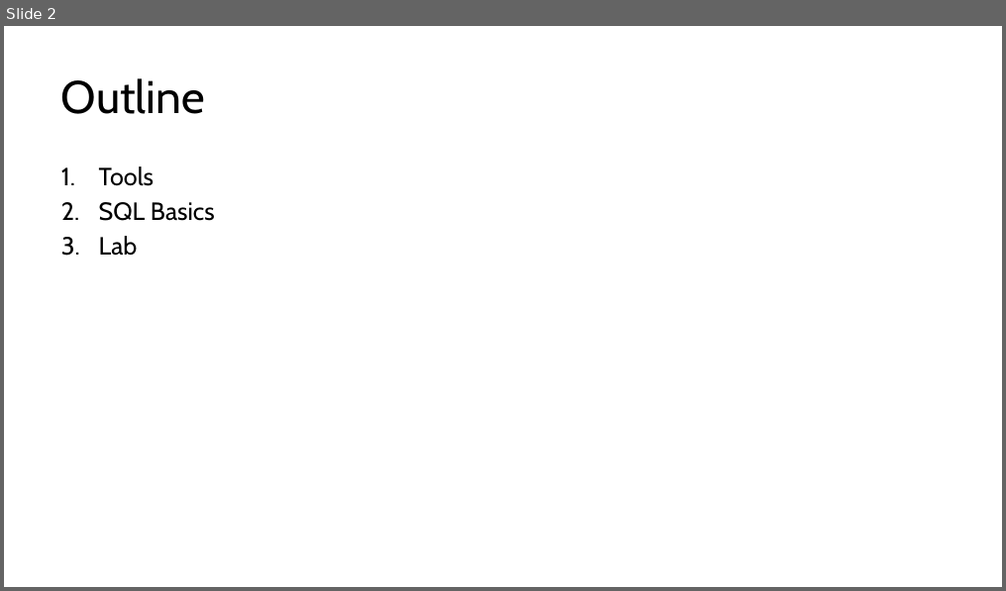
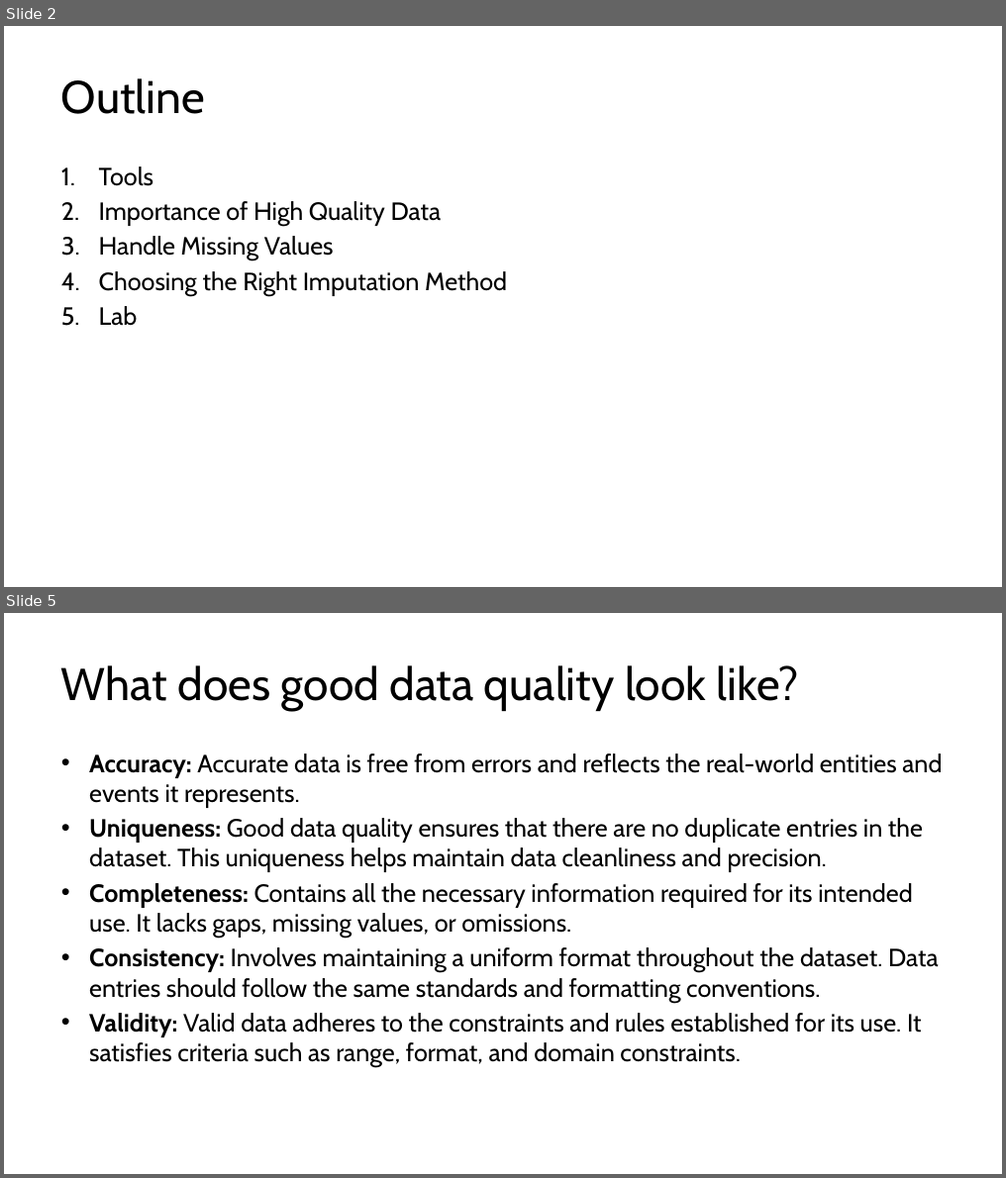
Before and after one commit to kershrita/Data-Science-Roadmap, a slide deck: slides/Session 04 - Planets with pandas & matplotlib.pptx. Shown one above the other, each under a label of ours: slide 2 before the commit, slides 2 and 5 after it; the slides between them are not shown. The pictures are 1006x591 and 1006x1178 pixels, drawn with LibreOffice and Linux fonts; fonts in the diff are those of the drawing. Boxes give left, top, right and bottom in pixels: in the first picture for what was removed or moved away, otherwise in the second. Text is boxed around its words. In the diff, an @@ line names an element or a change of style, - is before the commit and + after.

```diff
--- a/slides/Session 04 - Planets with pandas & matplotlib.pptx
+++ b/slides/Session 04 - Planets with pandas & matplotlib.pptx
@@ slide 5 added at box(4, 613, 1002, 1174), background #FFFFFF @@
@@ title added at box(61, 665, 799, 711), 44 pt, text #000000 @@
+What does good data quality look like?
@@ text added at box(89, 754, 942, 1067), 24 pt, text #000000 @@
+• Accuracy: Accurate data is free from errors and reflects the real-world entities and events it represents.
+• Uniqueness: Good data quality ensures that there are no duplicate entries in the dataset. This uniqueness helps maintain data cleanliness and precision.
+• Completeness: Contains all the necessary information required for its intended use. It lacks gaps, missing values, or omissions.
+• Consistency: Involves maintaining a uniform format throughout the dataset. Data entries should follow the same standards and formatting conventions.
+• Validity: Valid data adheres to the constraints and rules established for its use. It satisfies criteria such as range, format, and domain constraints.
@@ slide 2 changed as well @@
@@ text at box(99, 201, 507, 296): text changed @@
-2. SQL Basics
+2. Importance of High Quality Data
+3. Handle Missing Values
+4. Choosing the Right Imputation Method
```
Also in this commit, not shown: 3 other slides changed, 13 other slides added, 13 slides removed.
